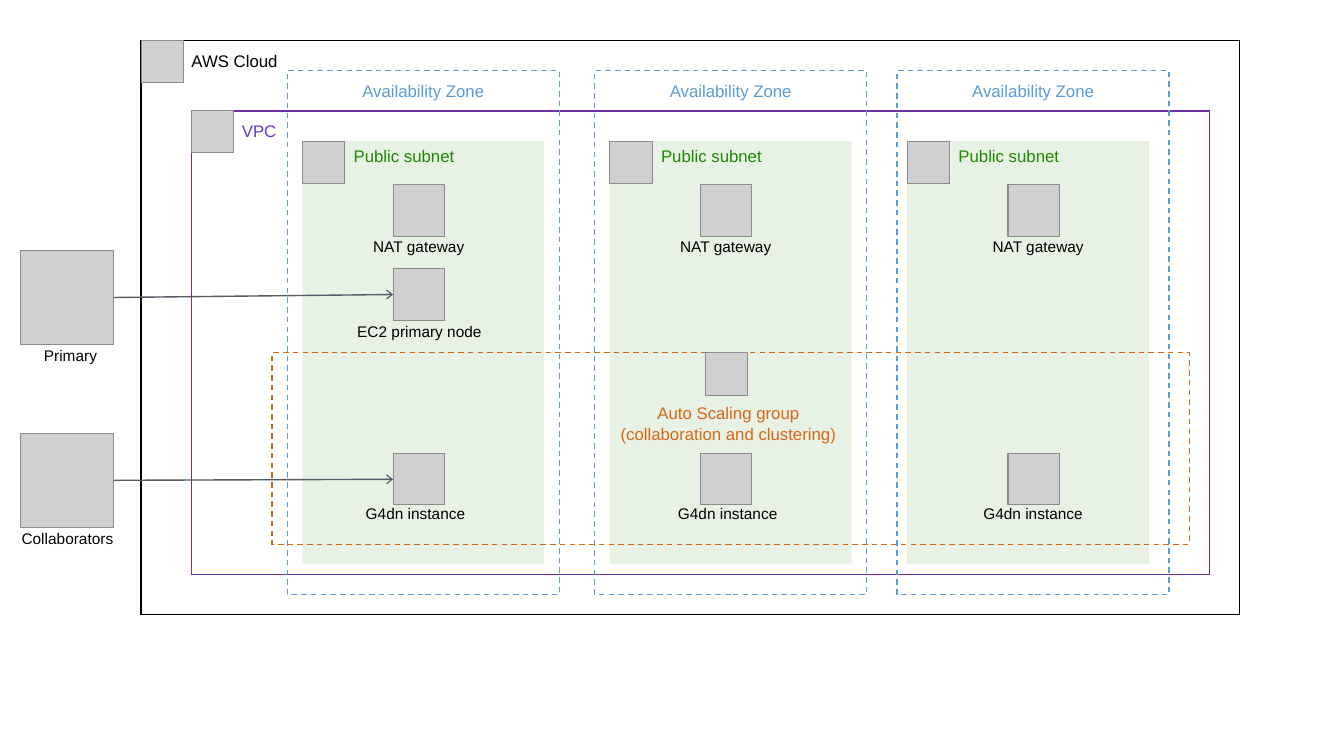
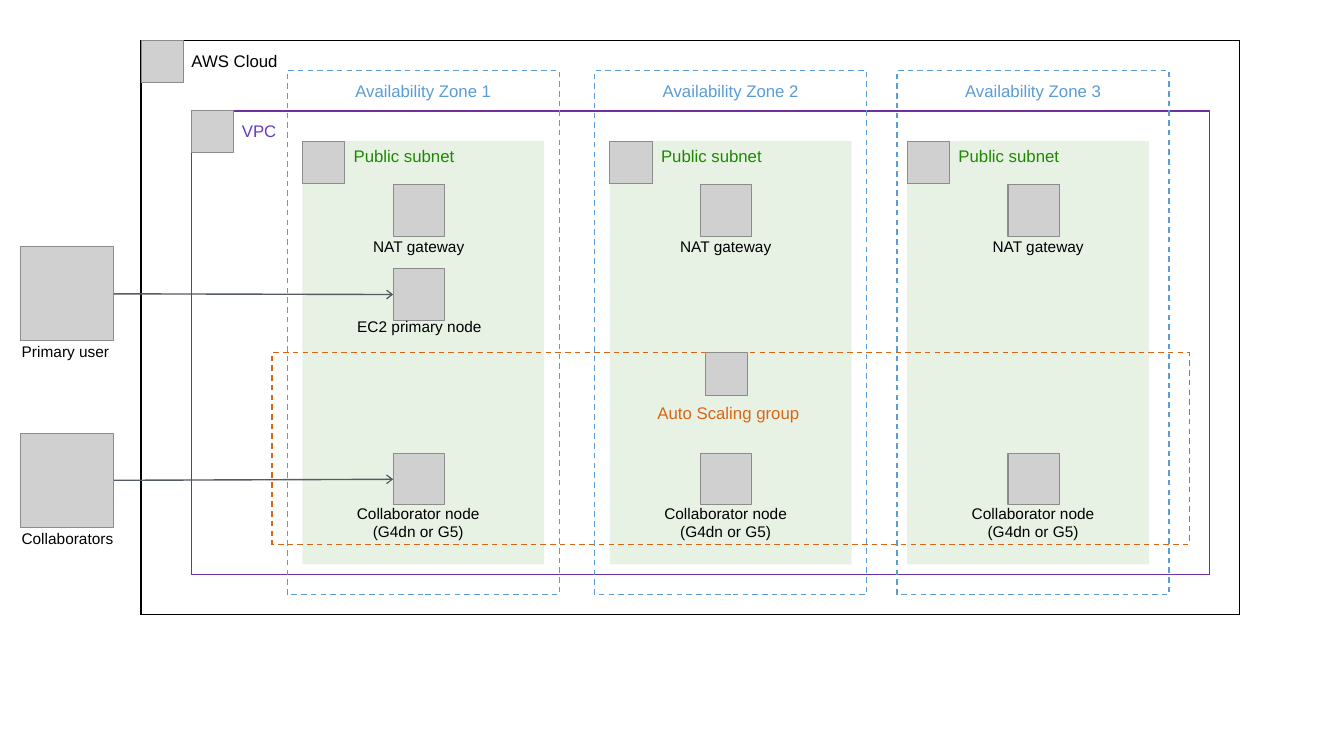
Before and after one commit to aws-quickstart/quickstart-nvidia-cloudxr, a slide deck: slide 1 of docs/deployment_guide/images/nvidia-cloudxr-architecture-diagram.pptx. Drawn at 1344x756 pixels with LibreOffice and Linux fonts; fonts in the diff are those of the drawing; grey boxes stand for pictures. Boxes give left, top, right and bottom in pixels: in the first picture for what was removed or moved away, otherwise in the second. Text is boxed around its words. In the diff, an @@ line names an element or a change of style, - is before the commit and + after.

```diff
--- a/docs/deployment_guide/images/nvidia-cloudxr-architecture-diagram.pptx
+++ b/docs/deployment_guide/images/nvidia-cloudxr-architecture-diagram.pptx
@@ text in rectangle at [355,85,491,101]: text changed @@
-Availability Zone
+Availability Zone 1
@@ text in rectangle at [663,85,798,101]: text changed @@
-Availability Zone
+Availability Zone 2
@@ text in rectangle at [965,85,1101,101]: text changed @@
-Availability Zone
+Availability Zone 3
@@ picture: place and size @@
-picture at [20,251,114,345]
+picture at [20,247,114,341]
@@ arrow moved from (114, 297) - (393, 294) to (114, 294) - (393, 294) @@
@@ text "EC2 primary node": place and size @@
-text "EC2 primary node" at [357,326,481,340]
+text "EC2 primary node" at [357,320,481,335]
@@ text at [22,346,109,361]: text changed @@
-Primary
+Primary user
@@ text in rectangle at [621,428,836,444]: paragraph removed @@
-(collaboration and clustering)
@@ text at [357,508,479,540]: text changed @@
-G4dn instance
+Collaborator node
+(G4dn or G5)
@@ text at [664,508,787,541]: text changed @@
-G4dn instance
+Collaborator node
+(G4dn or G5)
@@ text at [972,508,1094,540]: text changed @@
-G4dn instance
+Collaborator node
+(G4dn or G5)
```
Also in this commit, not shown: 2 other files.
